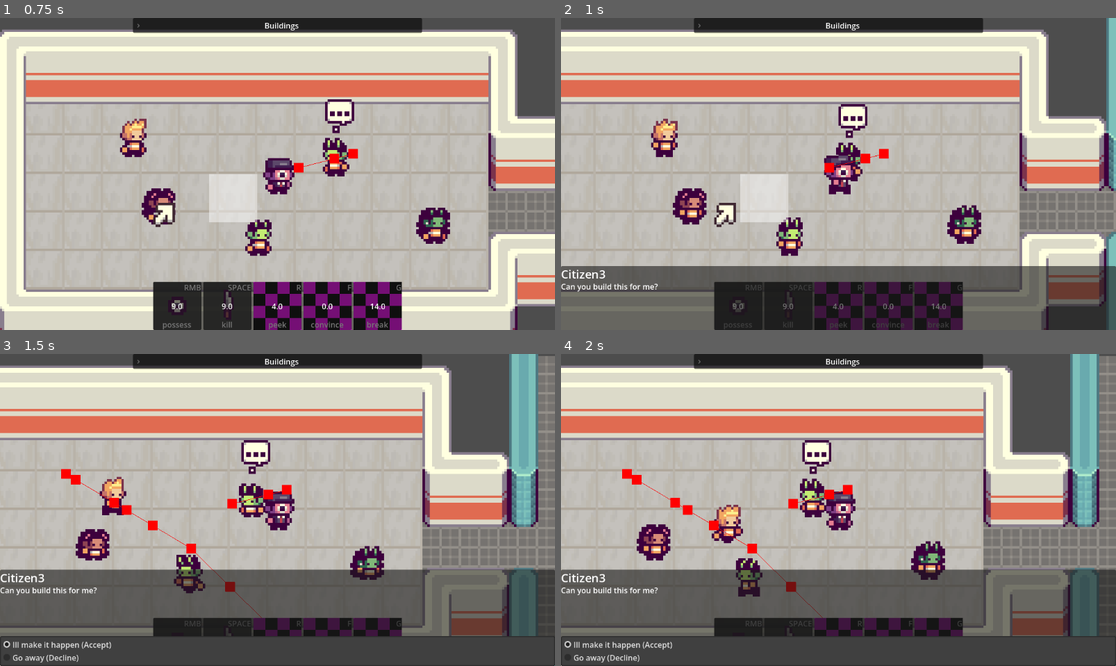
Above: before the commit, frames 1-4 (two rows, left to right).
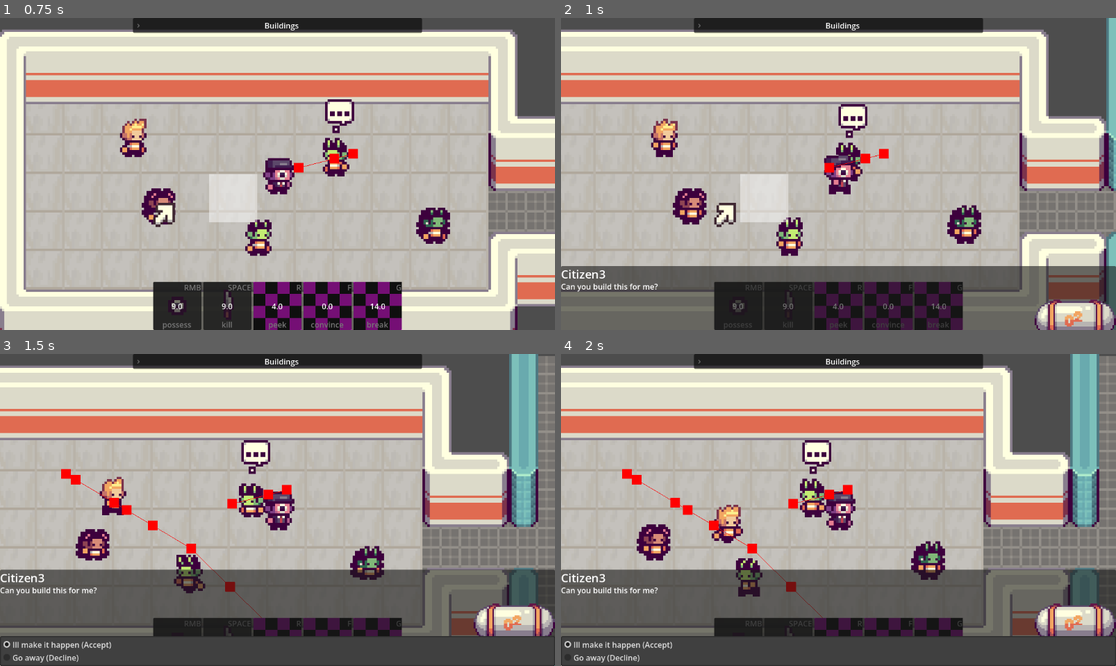
Above: after the commit, the same moments.

Repository: EEGAR1/summer-game-jam
Game: Godot game, scene res://scenes/main.tscn
Same seed, same stepped clock (60 frames per second), same inputs: the game is played once before the commit and once after it. The engine's default icon, where the game draws it, is replaced by a stand-in: a white triangle on a blue panel in a dark square.
Inputs (mouse positions are in pixels of both pictures, inside the frame that each line leads up to):
- Up to frame 1 (0.75 s): move the mouse to (177, 205) at 0.52 s; hold D (move_right) from 0.53 s (still down); tap G (break) at 0.6 s
- Up to frame 2 (1 s): keep holding D (move_right)
- Up to frame 3 (1.5 s): release D (move_right) at 1.25 s; click "Ill make it happen (Accept)" at 1.25 s
- Up to frame 4 (2 s): no input

Frame 1 is identical in both runs. In frame 2, 1.3% of the frame differs, in the area x 85-100%, y 90-100%; in frame 3, 1.3%, in the area x 85-100%, y 79-91%; in frame 4, 1.3%.

Commit message:
People can now show exactly what they want you to build

Diff:
--- a/scenes/classes/person.tscn
+++ b/scenes/classes/person.tscn
@@ -9,8 +9,8 @@
 [ext_resource type="Texture2D" uid="uid://doq1x2fpw5cvq" path="res://icon.svg" id="7_xugy6"]
 [ext_resource type="Script" uid="uid://ttlootrp3h0k" path="res://scripts/outline.gd" id="8_xugy6"]
 
-[sub_resource type="RectangleShape2D" id="RectangleShape2D_1bvp3"]
-size = Vector2(16, 16)
+[sub_resource type="CircleShape2D" id="CircleShape2D_xugy6"]
+radius = 8.0
 
 [sub_resource type="AtlasTexture" id="AtlasTexture_omjwp"]
 atlas = ExtResource("4_ghdxt")
@@ -147,7 +147,7 @@
 script = ExtResource("2_5rrw4")
 
 [node name="CollisionShape2D" type="CollisionShape2D" parent="." unique_id=802108318]
-shape = SubResource("RectangleShape2D_1bvp3")
+shape = SubResource("CircleShape2D_xugy6")
 
 [node name="NavigationAgent2D" type="NavigationAgent2D" parent="." unique_id=1929608735]
 path_desired_distance = 50.0
--- a/scenes/main.tscn
+++ b/scenes/main.tscn
@@ -417,7 +417,7 @@
 anchor_bottom = 1.0
 offset_left = -576.0
 offset_top = -169.0
-offset_right = 576.0
+offset_right = 384.0
 grow_horizontal = 2
 grow_vertical = 0
 text = "Person"
@@ -445,6 +445,16 @@
 
 [node name="AnimationPlayer" type="AnimationPlayer" parent="UI/Window/Dialog" unique_id=1397574493]
 libraries/ = SubResource("AnimationLibrary_2f3dj")
+
+[node name="TextureRect" type="TextureRect" parent="UI/Window/Dialog" unique_id=1395158139]
+layout_mode = 1
+anchors_preset = -1
+anchor_left = 0.8532986
+anchor_top = 0.15500078
+anchor_right = 1.0
+anchor_bottom = 1.0
+grow_vertical = 0
+stretch_mode = 5
 
 [node name="HBoxContainer" type="HBoxContainer" parent="UI/Window" unique_id=1954126796]
 layout_mode = 1
--- a/scripts/dialog.gd
+++ b/scripts/dialog.gd
@@ -9,24 +9,29 @@
 @onready var title: Label = $Title
 @onready var option_button: OptionButton = $OptionButton
 @onready var animation_player: AnimationPlayer = $AnimationPlayer
+@onready var texture_rect: TextureRect = $TextureRect
 
 class DialogData:
 	var title_text : String
 	var body_text : String
 	var options : Array
 	var callback : Callable
+	var texture : Texture2D
 
-	func _init(title_text : String, body_text : String, options : Array, callback : Callable):
+	func _init(title_text : String, body_text : String, options : Array, callback : Callable, texture : Texture2D = null):
 		self.title_text = title_text
 		self.body_text = body_text
 		self.options = options
 		self.callback = callback
+		self.texture = texture
 
 func exec_dialog(dialog : DialogData):
 	if dialog == null:	return
 	animation_player.play("open")
 	title.text = dialog.title_text
 	text.text = dialog.body_text
+	texture_rect.texture = null
+	if dialog.texture != null:	texture_rect.texture = dialog.texture
 
 	option_button.clear()
 	for i in dialog.options:	option_button.add_item(i)
@@ -36,8 +41,8 @@
 var dialogs : Array[DialogData]
 
 var callbacks : Array[Callable]
-func show_dialog(title_text : String, body_text : String, options : Array, callback : Callable) -> void:
-	dialogs.append(DialogData.new(title_text, body_text, options, callback))
+func show_dialog(title_text : String, body_text : String, options : Array, callback : Callable, texture : Texture2D = null) -> void:
+	dialogs.append(DialogData.new(title_text, body_text, options, callback) if texture == null else DialogData.new(title_text, body_text, options, callback, texture))
 	exec_dialog(dialogs.back())
 
 func _on_option_button_item_selected(index: int) -> void:
--- a/scripts/player_talk_action.gd
+++ b/scripts/player_talk_action.gd
@@ -26,9 +26,9 @@
 const BUILDING_COMPLEMENT = preload("uid://tbtxxel5mkwm")
 @export var building_list : Array[PackedScene] = [preload("uid://d1i8a0emugm8w")]
 
+var choice
 func callback_build_quest(index : int):
 	if index == 0:
-		var choice = no_duplicates(Globals.complement_buildings).pick_random()
 		var bc = BUILDING_COMPLEMENT.instantiate()
 		bc.target_building = choice
 		bc.parent = parent
@@ -62,7 +62,14 @@
 		return
 
 	if len(talk_ovrlp) != 0:
-		Globals.dialog.show_dialog(parent.name, body_text.get(talk_state), choices.get(talk_state), callables.get(talk_state))
+		var texture = null
+		match talk_state:
+			TALK_TYPE.BUILDQUEST:
+				choice = no_duplicates(Globals.complement_buildings).pick_random()
+				texture = choice.instantiate().get_children().filter(func(x): return x is Sprite2D)[0].texture
+
+		Globals.dialog.show_dialog(parent.name, body_text.get(talk_state), choices.get(talk_state), callables.get(talk_state), texture)
+
 		remove_action()
 		return
 	elif len(seek_ovrlp) != 0:
